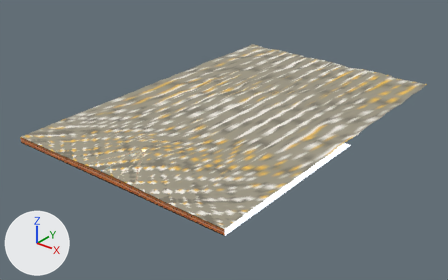
A saved change to the glTF model game/assets/models/ZB_kesit_firdevs.glb.
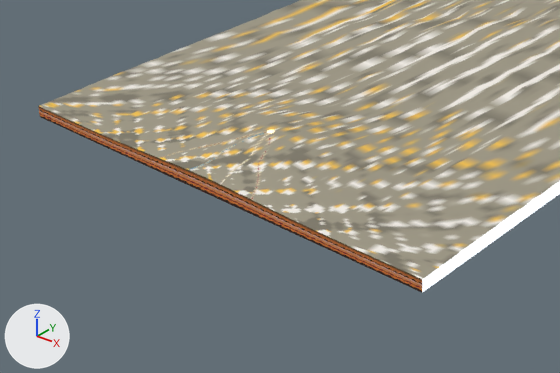
There are two pictures of each version: one whole from a 50 mm camera at (11598.0, -9580.0, 15211.0) aimed at (-204.0, 5173.0, 6064.0), one close up on the part from 0% to 66% of the width and 29% to 100% of the height. Every picture has the same lights, and +X, +Y and +Z are marked at lower left. The first two pictures are the older version. Where no turn or scale is listed for an object, it has been applied to the vertices. Vertices at exactly the same position are counted once.

Before the edit, the objects in view are built like this:
```python
me_taban = bpy.data.meshes.new('taban')
me_taban.from_pydata(...)  # 81 vertices, 128 faces; spans x -4000.0..4000.0, y -60.0..6129.0, z 6800.0
me_taban.materials.append(mat_kat_tavani)
me_yuz = bpy.data.meshes.new('yuz')
me_yuz.from_pydata(...)  # 2310 vertices, 4140 faces; spans x -4000.0..4000.0, y -60.0, z 6800.0..7070.0
me_yuz.materials.append(mat_kesit_yuzu)
me_zemin = bpy.data.meshes.new('zemin')
me_zemin.from_pydata(...)  # 15246 vertices, 29900 faces; spans x -4000.0..4000.0, y -60.0..11940.0, z 6997.0..7273.0
me_zemin.materials.append(mat_zemin_kesit)
ob_taban = bpy.data.objects.new('taban', me_taban)
ob_taban.location = (0.0, 0.0, 0.0)
ob_yuz = bpy.data.objects.new('yuz', me_yuz)
ob_yuz.location = (0.0, 0.0, 0.0)
ob_zemin = bpy.data.objects.new('zemin', me_zemin)
ob_zemin.location = (0.0, 0.0, 0.0)
```
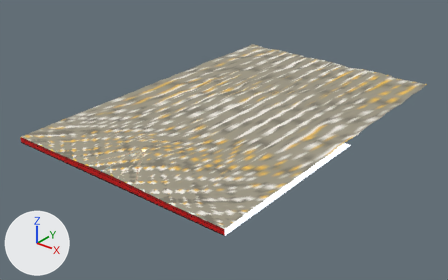
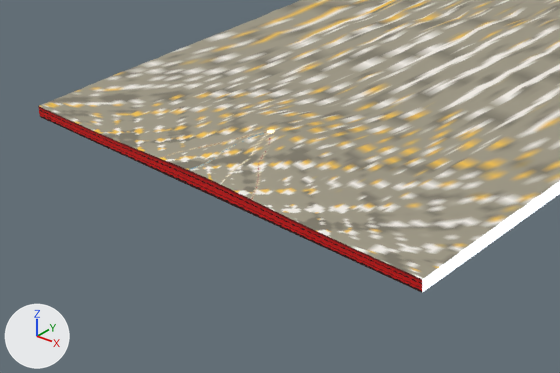
Location of each change, (x1, y1, x2, y2) in pixels of the close-ups (560 x 373 px):
part 1 of me_yuz, recoloured: (38, 106, 422, 292) in both

The change in detail:
me_yuz has 2310 vertices, 4140 faces and spans x -4000.0..4000.0, y -60.0, z 6800.0..7070.0.
me_yuz is used by ob_yuz; location (0.0, 0.0, 0.0).
me_yuz part 1: 4140 faces centred in x -3967.0..3967.0, y -60.0, z 6812.0..7070.0 are repainted in the vertex colours; the middle colour goes from pink #f0bcbc to red #f00000.
